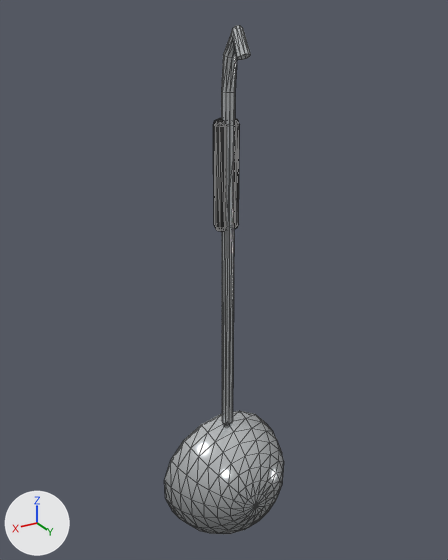
The glTF model assets/models/fp-ladle-8.gltf, before and after one commit.
Rendered twice from a camera (50 mm lens) standing at (0.195, 0.31, 0.022) and looking at (0.002, -0.011, -0.139). Lighting does not change. The marker at lower left points along +X, +Y and +Z. The picture after the commit comes second. Mesh edges are drawn as thin lines. Vertices at exactly the same position are counted once.

The older version as bpy lines, for what is in view:
```python
mat_chrome = principled_material('chrome')
mat_chrome.base_color = (0.768, 0.799, 0.815)  # white #e3e7e9
mat_chrome.metallic = 0.85
mat_chrome.roughness = 0.15
me_model = bpy.data.meshes.new('model')
me_model.from_pydata(...)  # 510 vertices, 1012 faces; spans x -0.048..0.048, y -0.021..0.029, z -0.347..0.016
# faces by material slot: [708, 108, 196]
me_model.materials.append(mat_chrome)  # white #e3e7e9
me_model.materials.append(mat_grip_8)  # black #2a2a2a
me_model.materials.append(mat_grip_text)  # white #ffffff
ob_model = bpy.data.objects.new('model', me_model)
ob_model.location = (0.0, 0.0, 0.0)
```
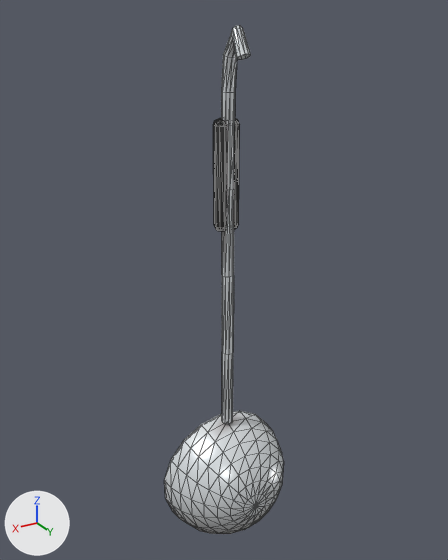
Boxes [x1, y1, x2, y2] around the edits, measured in the pictures (448 x 560 px):
```json
{"object": "model", "change": "recoloured, reshaped", "before": [164, 25, 284, 534], "after": [164, 25, 284, 534]}
{"part": 1, "of": "me_model", "change": "reshaped", "before": [221, 92, 235, 424], "after": [221, 92, 235, 424]}
```

The change, as JSON lines over the scene's bpy script:
```json
{"block": "mat_chrome", "change": "nodes: BsdfPrincipled, OutputMaterial"}
{"block": "mat_chrome", "change": "colours: white #e3e7e9"}
{"block": "mat_chrome", "change": "nodes: BsdfPrincipled, Mix, OutputMaterial, VertexColor"}
{"block": "mat_chrome", "change": "colours: white #e6ebee, mixed with the vertex colours"}
{"block": "me_model", "where": "# used by ob_model"}
{"op": "remove", "block": "me_model", "code": "me_model.from_pydata(...)  # 510 vertices, 1012 faces; spans x -0.048..0.048, y -0.021..0.029, z -0.347..0.016"}
{"op": "add", "block": "me_model", "code": "me_model.from_pydata(...)  # 540 vertices, 1072 faces; spans x -0.048..0.048, y -0.021..0.029, z -0.347..0.016"}
{"block": "me_model", "change": "me_model part 1"}
{"block": "me_model", "change": "20 faces are deleted"}
{"block": "me_model", "change": "6 new vertices lie (0.0, 0.0, 0.058) away from vertices in x -0.004..0.004, y -0.014..-0.01, z -0.25"}
{"block": "me_model", "change": "10 new vertices lie (0.0, 0.0, 0.057) away from vertices in x -0.004..0.004, y -0.014..-0.006, z -0.25..-0.192"}
{"block": "me_model", "change": "9 new vertices lie (0.0, 0.0, 0.058) away from vertices in x -0.004..0.003, y -0.014..-0.006, z -0.193..-0.135"}
{"block": "me_model", "change": "5 new vertices lie (0.0, 0.0, -0.058) away from vertices in x -0.003..0.004, y -0.01..-0.006, z -0.02"}
{"block": "me_model", "change": "80 new faces join them, mat_chrome"}
```
